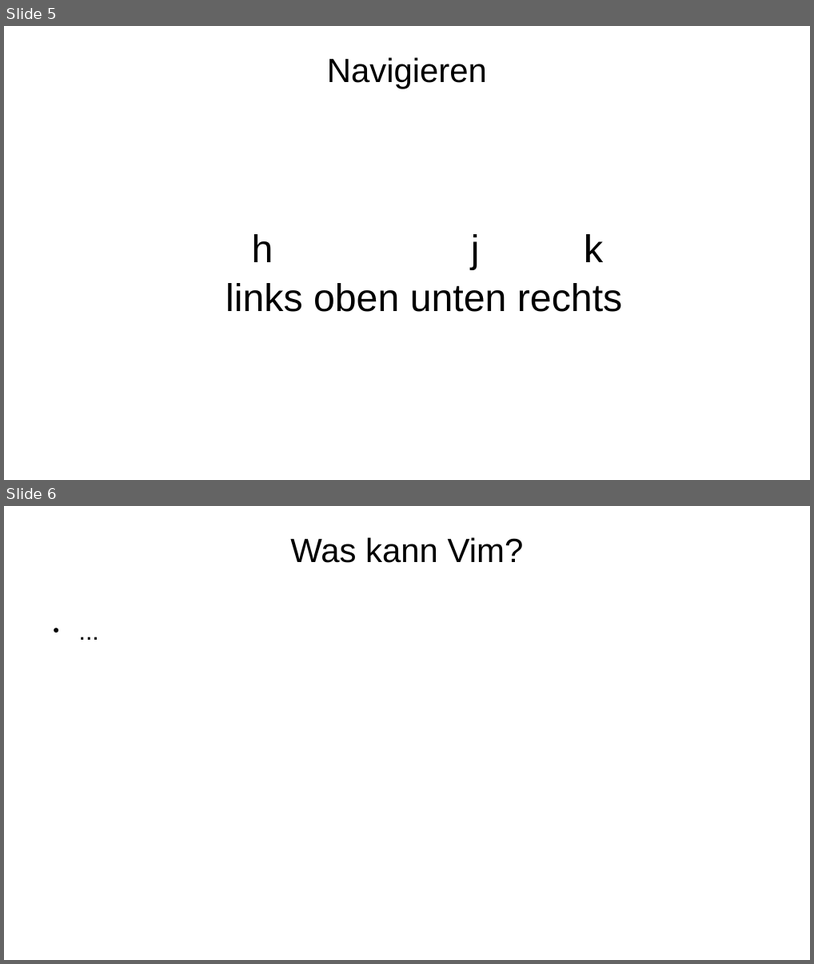
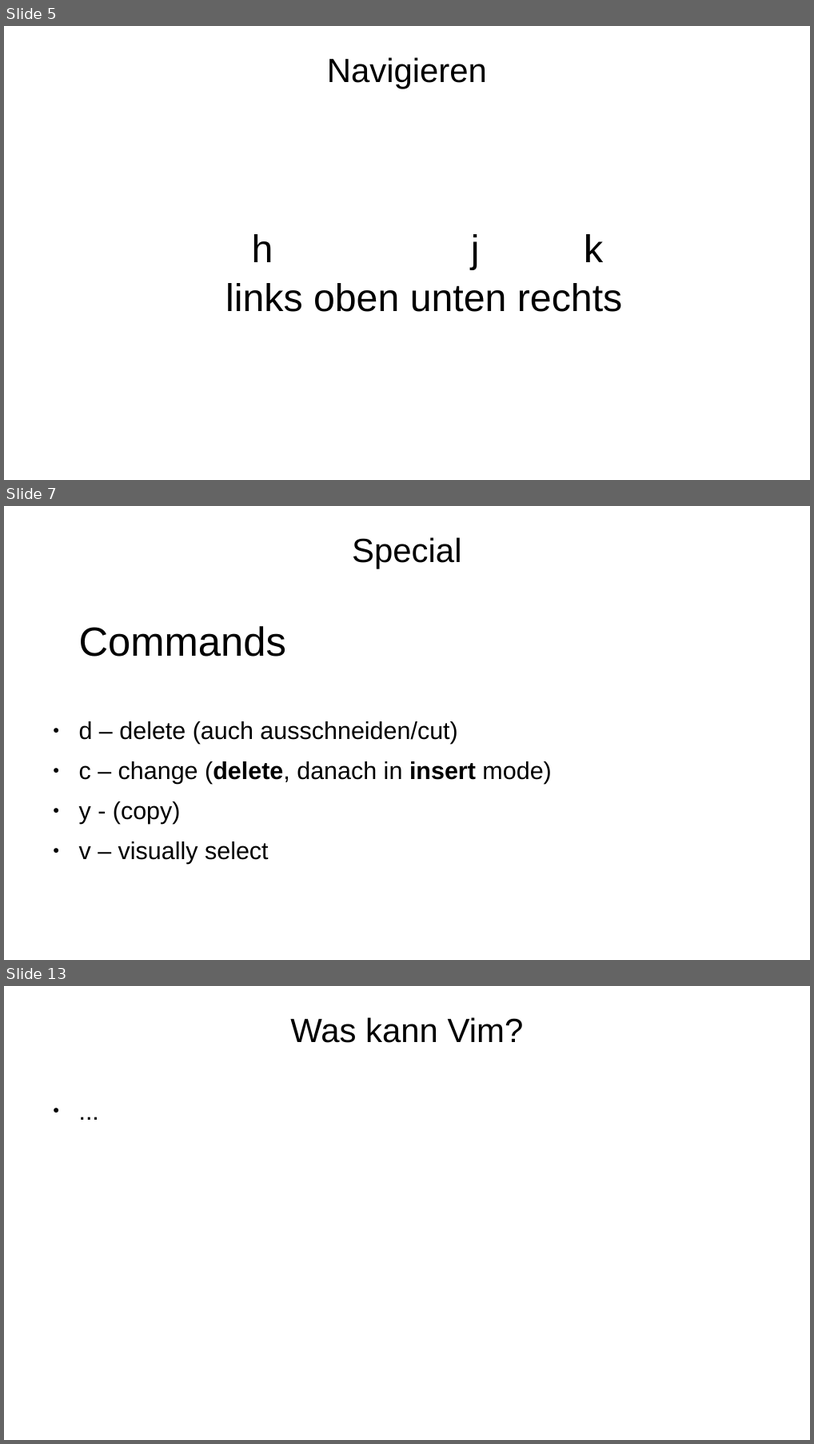
Before and after one commit to mbrinkme/nerditup, a slide deck: vim.odp. Shown one above the other, each under a label of ours: slides 5 and 6 before the commit, slides 5, 7 and 13 after it; the slides between them are not shown. The pictures are 814x964 and 814x1444 pixels, drawn with LibreOffice and Linux fonts; fonts in the diff are those of the drawing; background and template pictures are left out. Boxes give left, top, right and bottom in pixels: in the first picture for what was removed or moved away, otherwise in the second. Text is boxed around its words. In the diff, an @@ line names an element or a change of style, - is before the commit and + after.

Commit message:
add slides

```diff
--- a/vim.odp
+++ b/vim.odp
@@ slide 7 added at bbox=[4, 506, 810, 960], background picture (left out) @@
@@ title added at bbox=[352, 537, 462, 569], 33 pt, text #000000 @@
+Special
@@ text added at bbox=[79, 626, 551, 864], 24 pt, text #000000 @@
+Commands
+● d – delete (auch ausschneiden/cut)
+● c – change (delete, danach in insert mode)
+● y - (copy)
+● v – visually select
@@ what was slide 6 is now slide 13 @@
```
Also in this commit, not shown: 7 other slides added.
